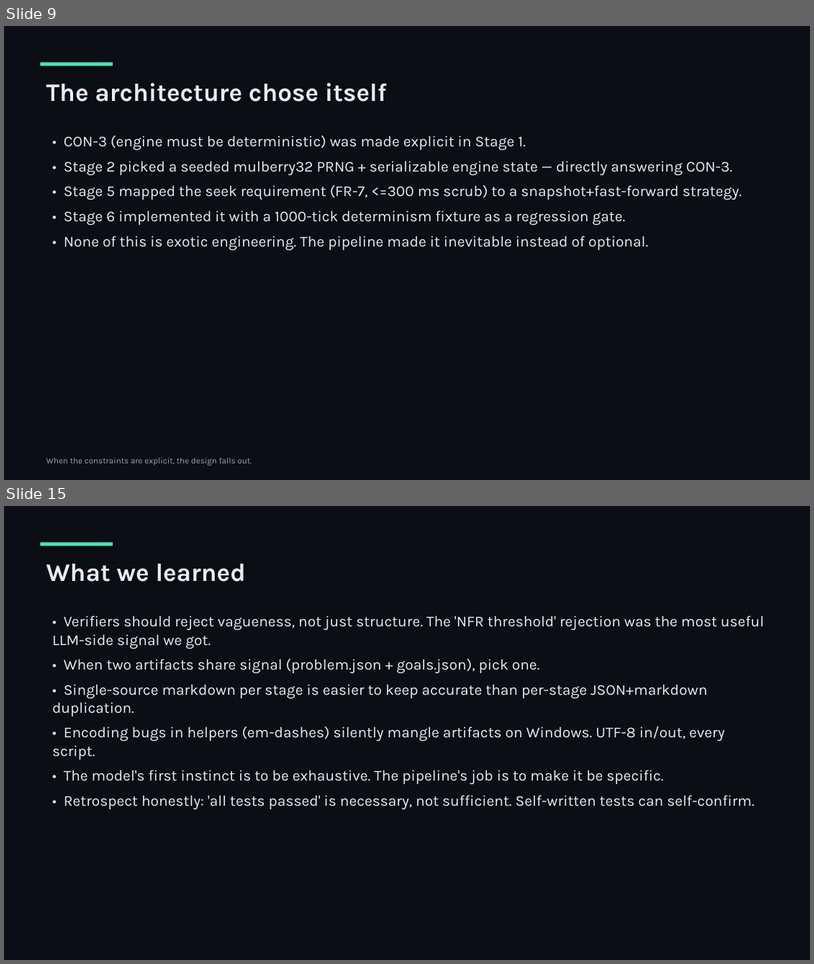
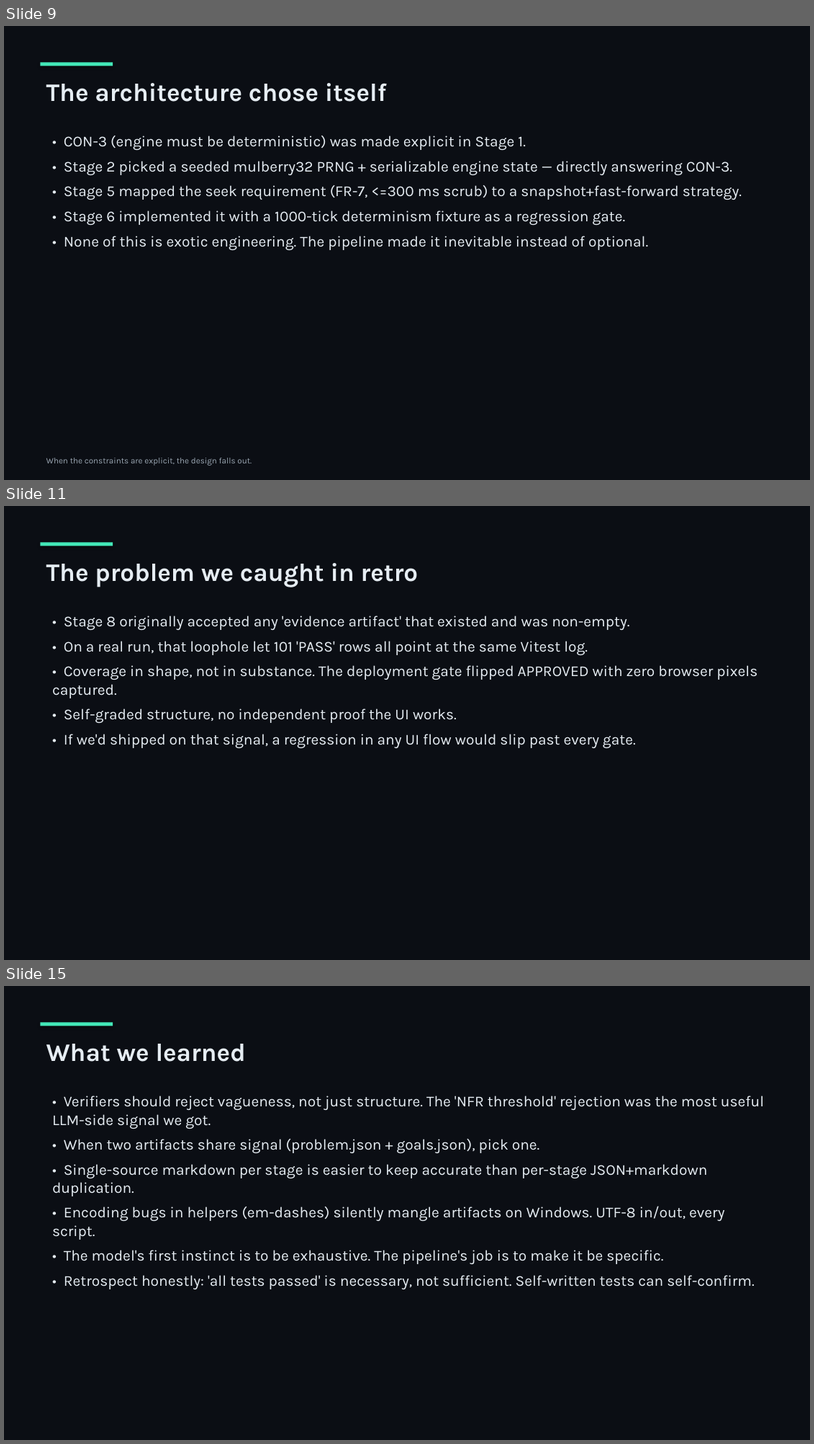
Before and after one commit to umais-developer/SDLC, a slide deck: docs/SDLC-pipeline-walkthrough.pptx. Shown one above the other, each under a label of ours: slides 9 and 15 before the commit, slides 9, 11 and 15 after it; the slides between them are not shown. The pictures are 814x964 and 814x1444 pixels, drawn with LibreOffice and Linux fonts; fonts in the diff are those of the drawing. Boxes give left, top, right and bottom in pixels: in the first picture for what was removed or moved away, otherwise in the second. Text is boxed around its words. In the diff, an @@ line names an element or a change of style, - is before the commit and + after.

```diff
--- a/docs/SDLC-pipeline-walkthrough.pptx
+++ b/docs/SDLC-pipeline-walkthrough.pptx
@@ slide 11 added at [4, 506, 810, 960], background #0B0E14 @@
@@ rectangle added at [40, 542, 113, 546], fill #43E8B8 @@
@@ text added at [46, 563, 419, 587], 30 pt, text #E6EDF3, bold @@
+The problem we caught in retro
@@ text added at [52, 615, 758, 748], 18 pt, text #E6EDF3 @@
+• Stage 8 originally accepted any 'evidence artifact' that existed and was non-empty.
+• On a real run, that loophole let 101 'PASS' rows all point at the same Vitest log.
+• Coverage in shape, not in substance. The deployment gate flipped APPROVED with zero browser pixels captured.
+• Self-graded structure, no independent proof the UI works.
+• If we'd shipped on that signal, a regression in any UI flow would slip past every gate.
```
Also in this commit, not shown: 6 slides changed, 2 other slides added, 3 slides removed, 14 other files.
